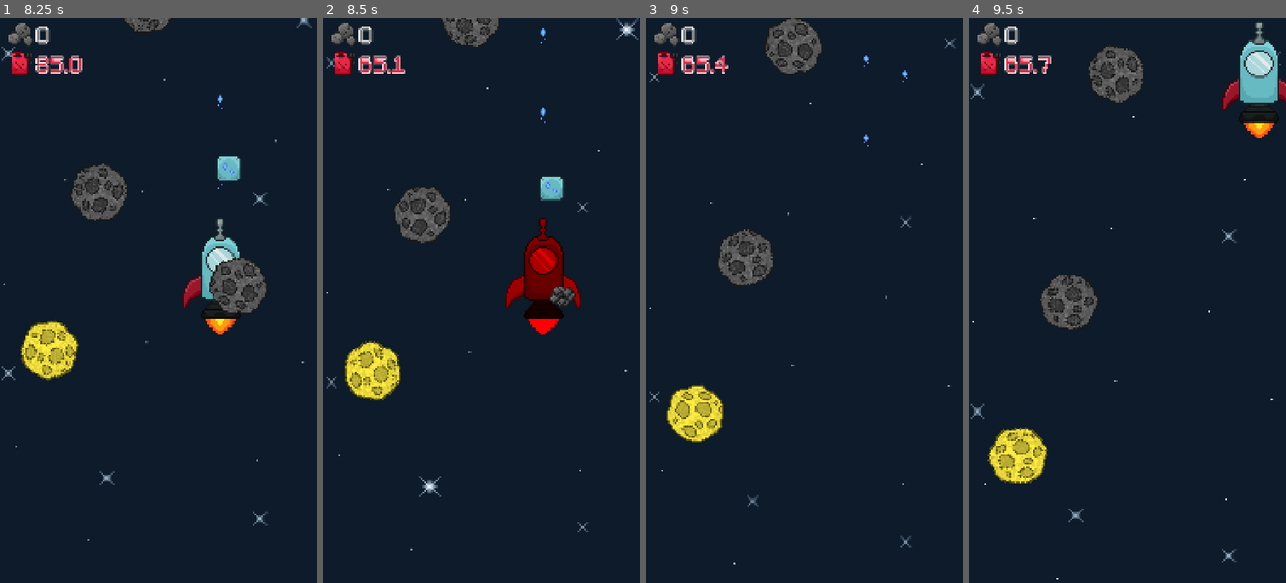
Above: before the commit, frames 1-4 (left to right).
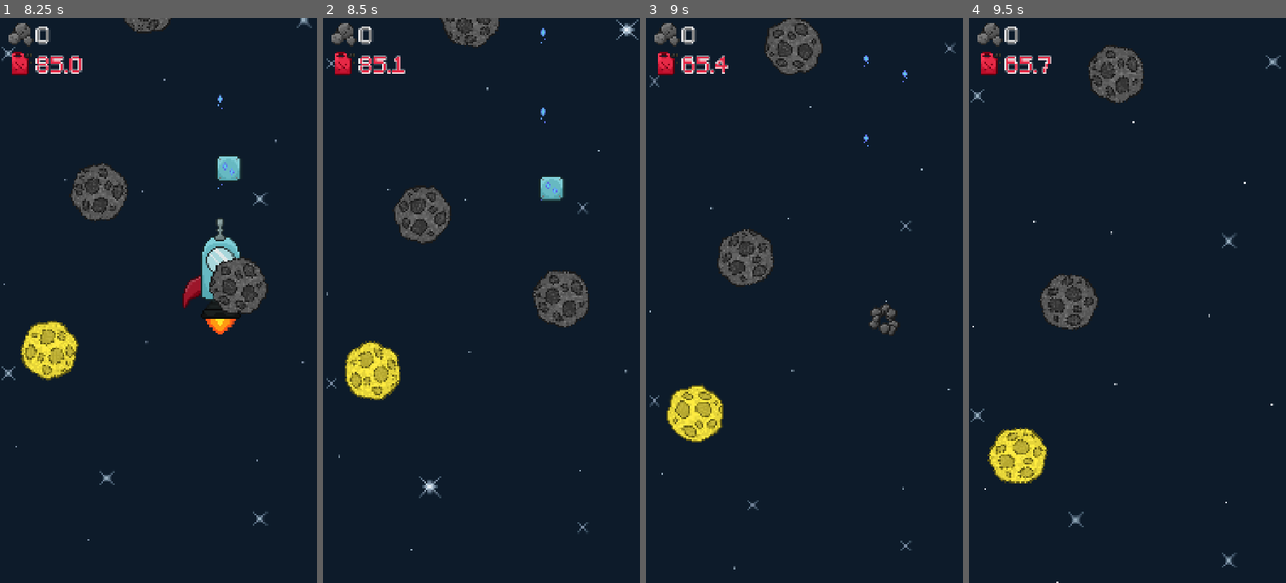
Above: after the commit, the same moments.

Repository: KRYPTO-CS/SpaceShooter
Game: Godot game, scene res://scenes/main.tscn
The game is run twice, just before and just after one commit, with the same random seed, the same clock (stepped at 60 frames per second) and the same inputs. Sound files missing from this copy of the repository are replaced by a short silence.
Inputs (mouse positions are in pixels of both pictures, inside the frame that each line leads up to):
- Up to frame 1 (8.25 s): move the mouse to (228, 272) at 0.52 s; click (228, 272) at 0.67 s; drag from (95, 328) to (158, 475) at 1.27 s; move the mouse to (190, 176) at 2.02 s; click (190, 176) at 2.17 s; drag from (142, 413) to (253, 566) at 2.77 s; move the mouse to (253, 385) at 3.52 s; click (253, 385) at 3.67 s; drag from (63, 215) to (244, 114) at 4.27 s; move the mouse to (174, 300) at 5.02 s; click (174, 300) at 5.17 s; drag from (110, 159) to (237, 159) at 5.77 s; move the mouse to (228, 272) at 6.52 s; click (228, 272) at 6.67 s; drag from (95, 328) to (47, 266) at 7.27 s; move the mouse to (190, 176) at 8.02 s; click (190, 176) at 8.17 s
- Up to frame 2 (8.5 s): no input
- Up to frame 3 (9 s): drag from (788, 413) to (867, 125) at 8.77 s
- Up to frame 4 (9.5 s): no input

Frame 1 is identical in both runs. In frame 2, 2.8% of the frame differs, in the area x 1-100%, y 0-94%; in frame 3, 0.6%; in frame 4, 2.2%.

Commit message:
Add triple shooting type, fix bug that caused asteroids to permanently remain red if hit too quickly, number tuning

Diff:
--- a/SpaceShooter/scenes/asteroid.gd
+++ b/SpaceShooter/scenes/asteroid.gd
@@ -32,7 +32,7 @@
 				self.take_damage(0.025)
 		if area.is_in_group("player"):
 			if area.get_parent().state != area.get_parent().PlayerState.INVINCIBLE:
-				area.get_parent().take_damage(1.0)
+				area.get_parent().take_damage(1.45)
 				hit_player()
 
 func take_damage(amount: float):
@@ -53,10 +53,9 @@
 	explode()
 
 func flash_red():
-	var original_color = self.modulate
 	self.modulate = Color(1, 0.25, 0)
 	await get_tree().create_timer(0.075).timeout
-	self.modulate = original_color
+	self.modulate = Color(1, 1, 1)
 
 func explode():
 	var explosion = preload("res://scenes/explosion.tscn").instantiate()
--- a/SpaceShooter/scenes/bullet_drill.gd
+++ b/SpaceShooter/scenes/bullet_drill.gd
@@ -3,14 +3,20 @@
 @export var speed := 600.0
 @export var lifetime := 1.5  # seconds before despawn
 @export var damage := 1
+@export var angle_degrees := 0.0  # 0 = straight up by default
 
 var time_alive := 0.0
+var velocity := Vector2.ZERO
 
 func _ready():
 	z_index = -1 # so it doesn't layer in front of player
 
+	var angle_radians = deg_to_rad(angle_degrees)
+	velocity = Vector2(0, -1).rotated(angle_radians) * speed
+	rotation = angle_radians
+
 func _process(delta):
-	position.y -= (speed * 0.5) * delta
+	position += velocity * delta
 	time_alive += delta
 	if time_alive >= lifetime:
 		queue_free()
@@ -18,5 +24,5 @@
 func _on_area_entered(area):
 	if area.is_in_group("destroyable"):
 		area.flash_red()
-		area.take_damage(damage * 2)
+		area.take_damage(damage * 1.5)
 		AudioManager.play_sound(preload("res://sounds/drillHit.wav"))
--- a/SpaceShooter/scenes/bullet_simple.gd
+++ b/SpaceShooter/scenes/bullet_simple.gd
@@ -3,14 +3,20 @@
 @export var speed := 600.0
 @export var lifetime := 0.75  # seconds before despawn
 @export var damage := 1
+@export var angle_degrees := 0.0  # 0 = straight up by default
 
 var time_alive := 0.0
+var velocity := Vector2.ZERO
 
 func _ready():
 	z_index = -1 # so it doesn't layer in front of player
 
+	var angle_radians = deg_to_rad(angle_degrees)
+	velocity = Vector2(0, -1).rotated(angle_radians) * speed
+	rotation = angle_radians
+
 func _process(delta):
-	position.y -= speed * delta
+	position += velocity * delta
 	time_alive += delta
 	if time_alive >= lifetime:
 		queue_free()
--- a/SpaceShooter/scenes/main.gd
+++ b/SpaceShooter/scenes/main.gd
@@ -30,7 +30,7 @@
 		asteroid.points *= 3
 		asteroid.prefix = "golden"
 
-	if randf() < 0.15:
+	if randf() < 0.10:
 		var powerup = powerup_scene.instantiate()
 		powerup.position = Vector2(randf_range(-255, 255), -750)
 		powerup.speed = GameManager.speed + 50
--- a/SpaceShooter/scenes/powerup.gd
+++ b/SpaceShooter/scenes/powerup.gd
@@ -4,10 +4,11 @@
 @onready var drill_texture: Texture2D = preload("res://sprites/powerups/drillIcon.png")
 @onready var normal_texture: Texture2D = preload("res://sprites/powerups/normalIcon.png")
 @onready var charge_texture: Texture2D = preload("res://sprites/powerups/chargeIcon.png")
+@onready var triple_texture: Texture2D = preload("res://sprites/powerups/tripleIcon.png")
 
 enum BulletType { NULL, SIMPLE, DRILL }
 var bullet_type: BulletType = BulletType.NULL
-enum ShootingType { NULL, NORMAL, CHARGE }
+enum ShootingType { NULL, NORMAL, CHARGE, TRIPLE }
 var shooting_type: ShootingType = ShootingType.NULL
 
 @export var speed := 100.0
@@ -21,7 +22,7 @@
 		var options = [BulletType.SIMPLE, BulletType.DRILL]
 		bullet_type = options[randi() % options.size()]
 	else:
-		var options = [ShootingType.NORMAL, ShootingType.CHARGE]
+		var options = [ShootingType.NORMAL, ShootingType.CHARGE, ShootingType.TRIPLE]
 		shooting_type = options[randi() % options.size()]
 
 	match bullet_type:
@@ -35,6 +36,8 @@
 			get_child(0).get_child(0).texture = normal_texture
 		ShootingType.CHARGE:
 			get_child(0).get_child(0).texture = charge_texture
+		ShootingType.TRIPLE:
+			get_child(0).get_child(0).texture = triple_texture
 
 func _process(delta):
 	# Move downward
--- a/SpaceShooter/scenes/ship_topper.gd
+++ b/SpaceShooter/scenes/ship_topper.gd
@@ -11,13 +11,14 @@
 # states
 enum BulletType { NULL, SIMPLE, DRILL }
 var bullet_type: BulletType = BulletType.NULL
-enum ShootingType { NULL, NORMAL, CHARGE }
+enum ShootingType { NULL, NORMAL, CHARGE, TRIPLE }
 var shooting_type: ShootingType = ShootingType.NULL
 
 # properties
 var shoot_interval := 0.3
 var shoot_timer := 0.0
 var base_damage := 1.0
+var shoot_interval_mult := 1.0
 
 # charging
 var max_charge_time := 1.0
@@ -36,20 +37,28 @@
 		ShootingType.NORMAL:
 			charge_time = 0.0
 			shoot_timer += delta
-			if shoot_timer >= shoot_interval:
+			if shoot_timer >= shoot_interval * shoot_interval_mult:
 				shoot_normal_bullet()
 				shoot_timer = 0.0
 		ShootingType.CHARGE:
 			if not get_parent().finger_active:
 				charge_time = 0.0
 				shoot_timer += delta
-				if shoot_timer >= shoot_interval:
+				if shoot_timer >= shoot_interval * shoot_interval_mult:
 					shoot_normal_bullet()
 					shoot_timer = 0.0
 			else:
 				is_charging = true
 				charge_time = clamp(charge_time + delta, 0, max_charge_time)
 				current_damage = lerp(base_damage, base_damage * 3, charge_time / max_charge_time)
+				shoot_timer = 0.0
+		ShootingType.TRIPLE:
+			charge_time = 0.0
+			shoot_timer += delta
+			if shoot_timer >= shoot_interval * shoot_interval_mult:
+				shoot_normal_bullet()
+				shoot_normal_bullet(15.0)
+				shoot_normal_bullet(-15.0)
 				shoot_timer = 0.0
 
 func _input(event):
@@ -63,12 +72,13 @@
 				current_damage = base_damage
 				is_charging = false
 
-func shoot_normal_bullet():
+func shoot_normal_bullet(angle: float = 0.0):
 	if bullet_scene == null:
 		return
 	var bullet = bullet_scene.instantiate()
 	bullet.position = global_position + Vector2(0, -25)
 	bullet.damage = base_damage
+	bullet.angle_degrees = angle
 	get_tree().current_scene.add_child(bullet)
 
 func shoot_charged_bullet():
@@ -97,3 +107,11 @@
 			texture = drill_texture
 			shoot_interval = 0.65
 			bullet_scene = drill_bullet
+
+	match shooting_type:
+		ShootingType.NORMAL:
+			shoot_interval_mult = 1.0
+		ShootingType.CHARGE:
+			shoot_interval_mult = 1.0
+		ShootingType.TRIPLE:
+			shoot_interval_mult = 2.25
Binary file added: SpaceShooter/sprites/powerups/tripleIcon.png
Not shown, added: SpaceShooter/sprites/powerups/tripleIcon.png.import
Not shown, changed: docs/index.pck
